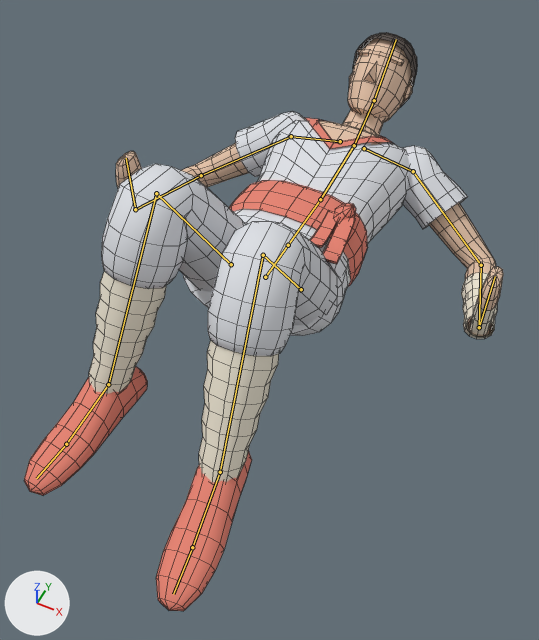
One commit to the Blender file assets_src/fighter.blend: the scene before it, then after it.
The view is the same before and after, from a camera (50 mm lens) standing at (0.552, -0.784, 1.332) and looking at (0.056, 0.209, 0.092). The axes (+X, +Y, +Z) are drawn at lower left. The lights are the same throughout. The older version comes first. Both versions are drawn at frame 4 of the action 'getup'; the numbers are the values there. The bones that change, and the others that lie on the model, are drawn over the model as lines. Mesh edges are drawn as thin lines.

Objects in the first picture: 'FighterMesh'.
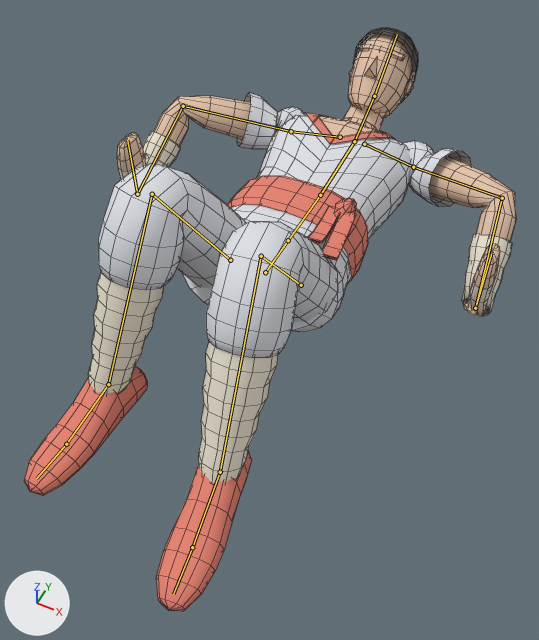
What differs and where, as boxes (x1, y1, x2, y2) in the pictures (539 x 640 px):
'FighterMesh', posed: before (24, 32, 503, 611); after (24, 27, 516, 611)
bone 'hips', root to tip: before (265, 277) to (288, 245); after (265, 272) to (288, 240)
bone 'shoulder.L', root to tip: before (364, 148) to (413, 171); after (364, 144) to (413, 167)
bone 'upper_arm.L', root to tip: before (413, 171) to (481, 265); after (413, 167) to (502, 198)
bone 'forearm.L', root to tip: before (481, 265) to (479, 327); after (502, 198) to (475, 308)
bone 'hand.L', root to tip: before (479, 327) to (495, 276); after (475, 308) to (491, 253)
bone 'shoulder.R', root to tip: before (340, 141) to (291, 136); after (340, 137) to (291, 131)
bone 'upper_arm.R', root to tip: before (291, 136) to (201, 175); after (291, 131) to (183, 106)
bone 'forearm.R', root to tip: before (201, 175) to (135, 209); after (183, 106) to (137, 194)
bone 'hand.R', root to tip: before (135, 209) to (126, 158); after (137, 194) to (127, 140)
bone 'thigh.L', root to tip: before (301, 289) to (263, 255); after (301, 285) to (261, 256)
bone 'thigh.R', root to tip: before (231, 264) to (156, 193); after (230, 260) to (152, 194)

The change in detail:
Bone 'hips' (bone_hips) moves from (0.0, -0.78, -0.3) to (0.0, -0.766, -0.3).
Bone 'shoulder.L' (bone_shoulder_l) turns from (-3, 3, 7) to (-3, 2, 6) degrees about its own x, y and z.
Bone 'upper_arm.L' (bone_upper_arm_l) turns from (-29, 29, 23) to (-51, 119, -11) degrees about its own x, y and z.
Bone 'forearm.L' (bone_forearm_l) turns from (44, -6, -31) to (59, -28, -69) degrees about its own x, y and z.
Bone 'hand.L' (bone_hand_l) turns from (88, -8, -9) to (137, -38, -8) degrees about its own x, y and z.
Bone 'shoulder.R' (bone_shoulder_r) turns from (-3, -3, -7) to (-3, -2, -6) degrees about its own x, y and z.
Bone 'upper_arm.R' (bone_upper_arm_r) turns from (-29, -29, -23) to (-51, -119, 11) degrees about its own x, y and z.
Bone 'forearm.R' (bone_forearm_r) turns from (44, 6, 31) to (59, 28, 69) degrees about its own x, y and z.
Bone 'hand.R' (bone_hand_r) turns from (88, 8, 9) to (137, 38, 8) degrees about its own x, y and z.
Bone 'thigh.L' (bone_thigh_l) turns from (46, 1, 7) to (45, 1, 7) degrees about its own x, y and z.
Bone 'thigh.R' (bone_thigh_r) turns from (53, -2, -8) to (51, -2, -8) degrees about its own x, y and z.
